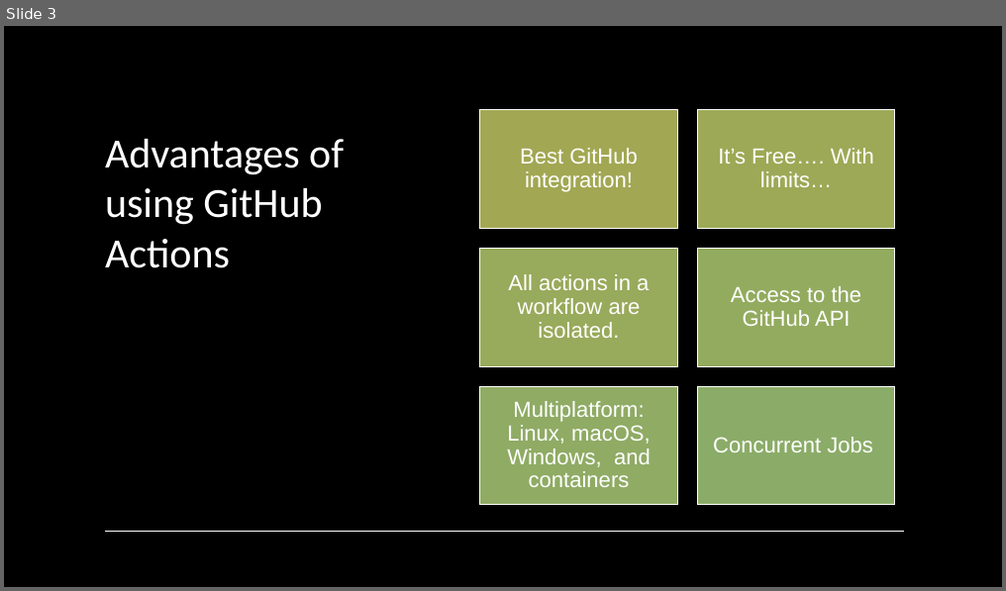
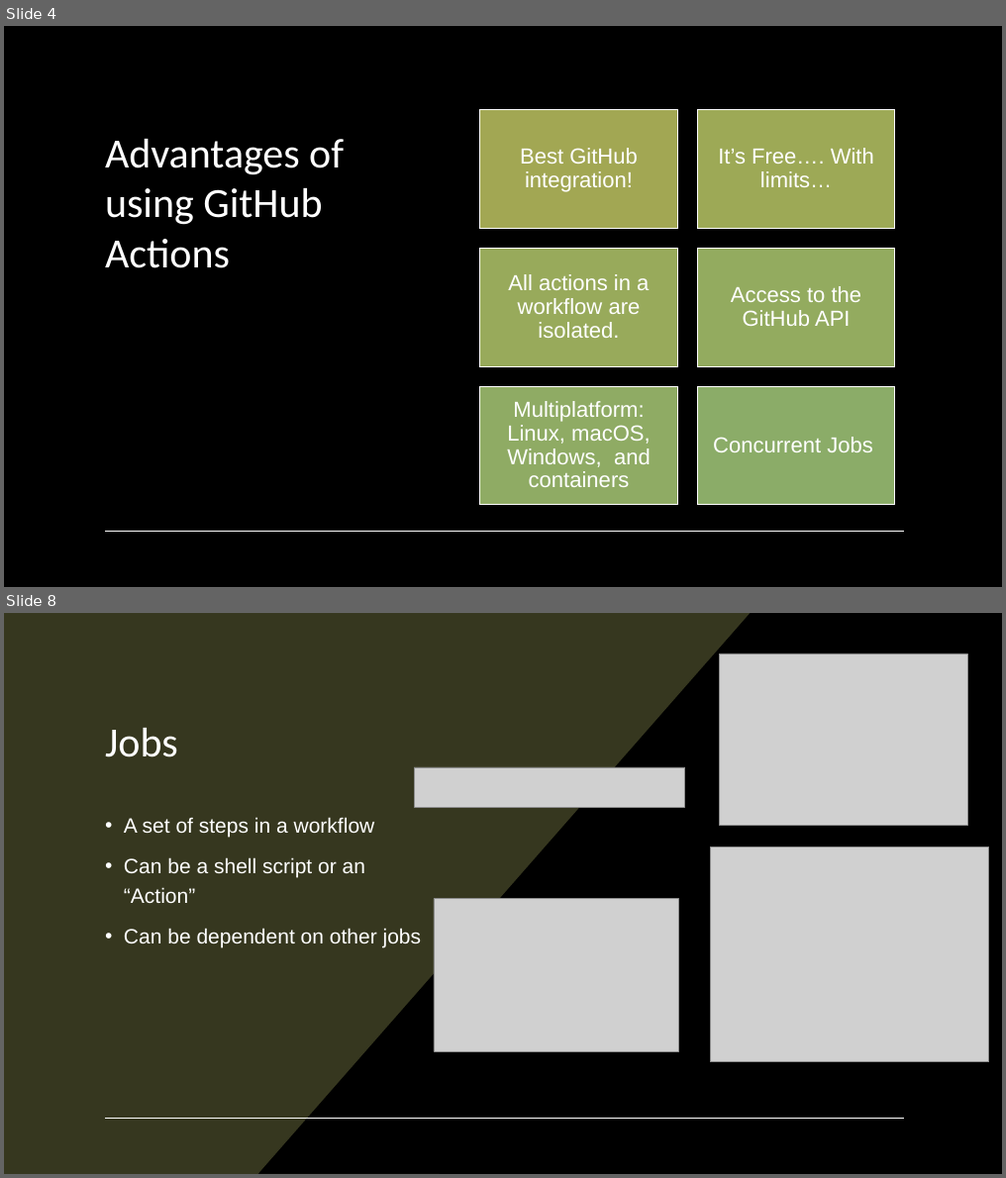
Before and after one commit to pulcher/github-actions-getting-started, a slide deck: getting-started-with-github-actions.pptx. Shown one above the other, each under a label of ours: slide 3 before the commit, slides 4 and 8 after it; the slides between them are not shown. The pictures are 1006x591 and 1006x1178 pixels, drawn with LibreOffice and Linux fonts; fonts in the diff are those of the drawing; grey boxes stand for pictures. Boxes give left, top, right and bottom in pixels: in the first picture for what was removed or moved away, otherwise in the second. Text is boxed around its words. In the diff, an @@ line names an element or a change of style, - is before the commit and + after.

```diff
--- a/getting-started-with-github-actions.pptx
+++ b/getting-started-with-github-actions.pptx
@@ slide 8 added at box(4, 613, 1002, 1174), background #000000; not listed: 2 template elements that a slide beside it also shows @@
@@ rectangle added at box(4, 613, 1002, 1174), fill #000000 @@
@@ freeform shape added at box(4, 613, 750, 1174), fill #36371F @@
@@ picture added at box(720, 654, 967, 825) @@
@@ title added at box(105, 728, 178, 758), 40 pt, text #FFFFFF @@
+Jobs
@@ picture added at box(414, 767, 685, 807) @@
@@ text added at box(124, 817, 422, 948), 20 pt, text #FFFFFF @@
+• A set of steps in a workflow
+• Can be a shell script or an “Action”
+• Can be dependent on other jobs
@@ picture added at box(710, 848, 989, 1062) @@
@@ picture added at box(434, 899, 678, 1052) @@
@@ line added from (105, 1118) to (904, 1118), #FFFFFF 1 pt @@
@@ what was slide 3 is now slide 4 @@
```
Also in this commit, not shown: 5 slides changed, 8 other slides added, 14 slides removed.
